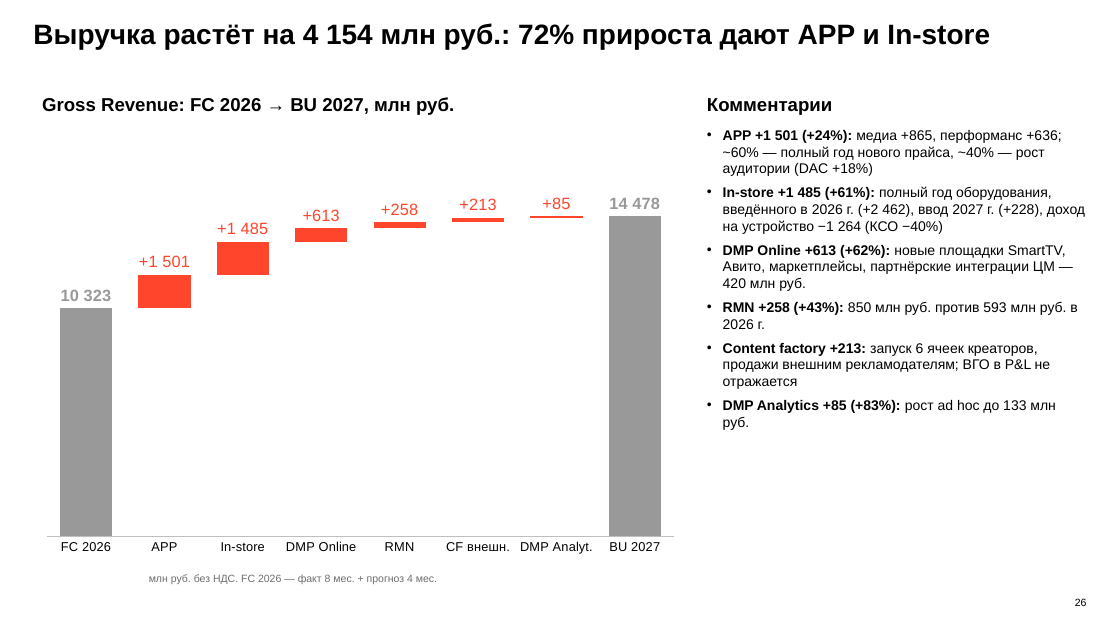
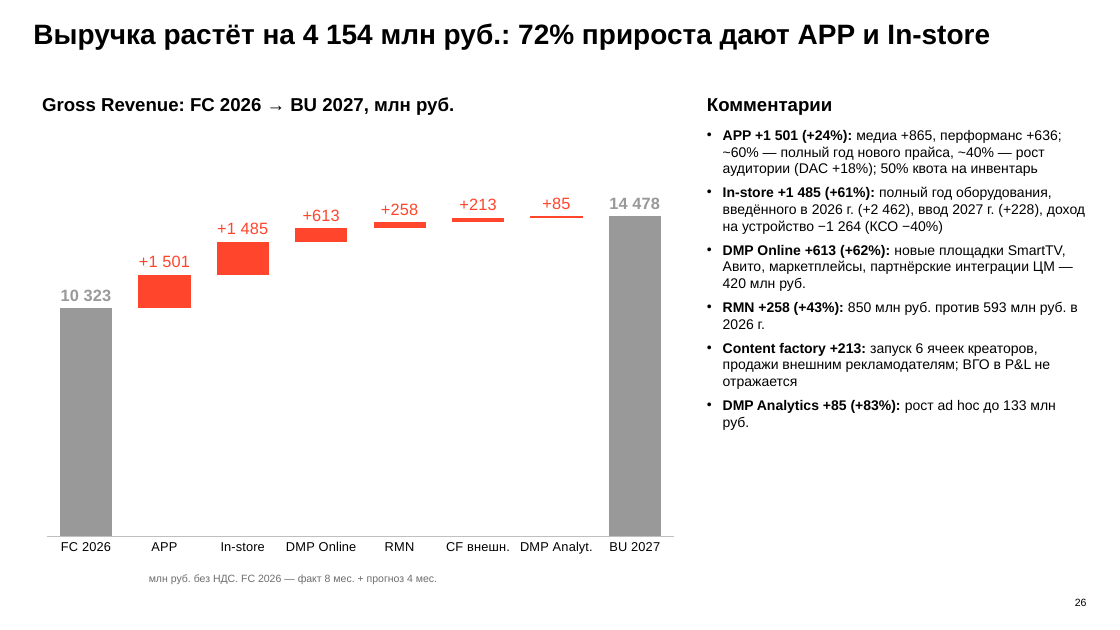
Before and after one commit to DenisMagnit/1, a slide deck: slide 26 of BU27_AdTech_final_deck_1016.pptx. Drawn at 1120x630 pixels with LibreOffice and Linux fonts; fonts in the diff are those of the drawing; background and template pictures are left out. Boxes give left, top, right and bottom in pixels: in the first picture for what was removed or moved away, otherwise in the second. Text is boxed around its words. In the diff, an @@ line names an element or a change of style, - is before the commit and + after.

```diff
--- a/BU27_AdTech_final_deck_1016.pptx
+++ b/BU27_AdTech_final_deck_1016.pptx
@@ text at (723,130,1061,176): text changed @@
-• APP +1 501 (+24%): медиа +865, перформанс +636; ~60% — полный год нового прайса, ~40% — рост аудитории (DAC +18%)
+• APP +1 501 (+24%): медиа +865, перформанс +636; ~60% — полный год нового прайса, ~40% — рост аудитории (DAC +18%); 50% квота на инвентарь
```
Also in this commit, not shown: 8 other slides changed.
